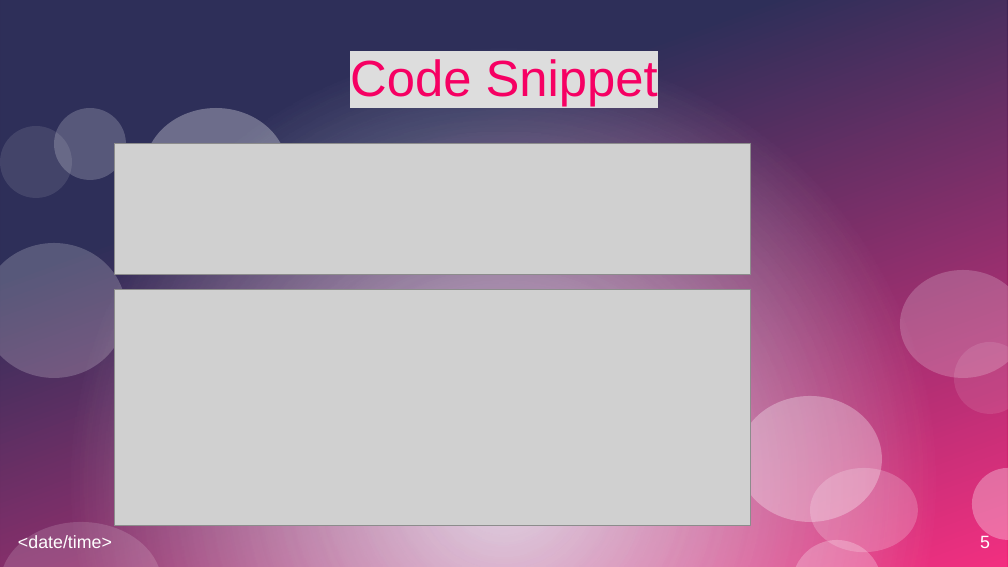
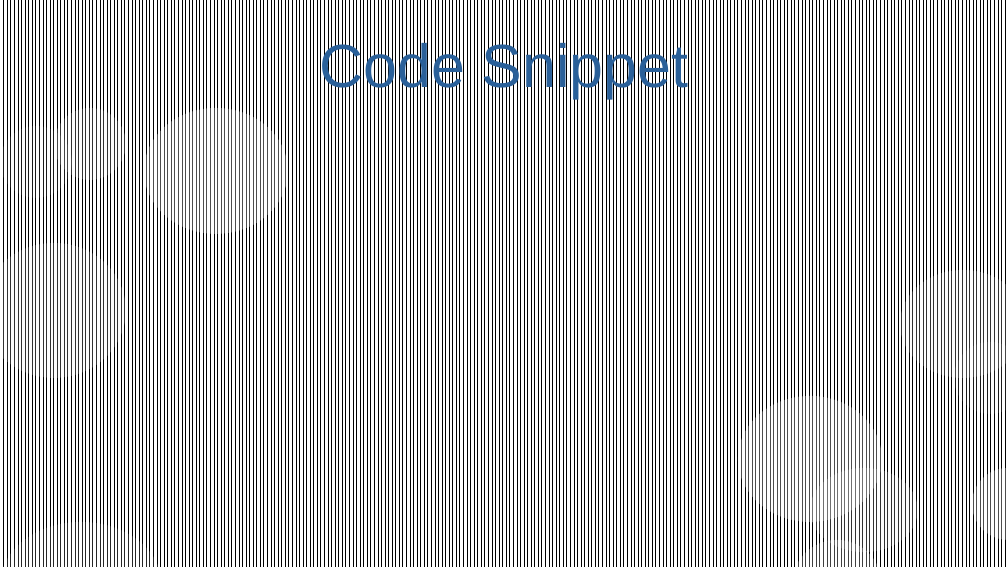
Before and after one commit to CodecoolGlobal/freestyle-mern-project-react-lillitaz, a slide deck: slide 6 of präsentation/CrudeMovieDb-PP.odp (slide 5 before the commit). Drawn at 1008x567 pixels with LibreOffice and Linux fonts; fonts in the diff are those of the drawing; grey boxes stand for pictures. Boxes give left, top, right and bottom in pixels: in the first picture for what was removed or moved away, otherwise in the second. Text is boxed around its words. In the diff, an @@ line names an element or a change of style, - is before the commit and + after.

```diff
--- a/präsentation/CrudeMovieDb-PP.odp
+++ b/präsentation/CrudeMovieDb-PP.odp
@@ rectangle at [0, 0, 1008, 567]: fill gradient #000032 to #F60063 to pattern #000000 on #FFFFFF @@
@@ rectangle removed at [0, 0, 1007, 567] @@
@@ title "Code Snippet" at [319, 39, 689, 99]: size 40 to 48 pt, text colour #F60063 to #2A6099, highlight #DDDDDD to none; vertical alignment middle to top @@
@@ picture removed at [114, 144, 751, 274] @@
@@ picture removed at [114, 289, 751, 526] @@
@@ text removed at [18, 535, 112, 548] @@
-<date/time>
@@ page number removed at [980, 535, 990, 548] @@
-5
```
Also in this commit, not shown: 2 other slides changed, 4 slides added, 3 slides removed, 2 other files.
